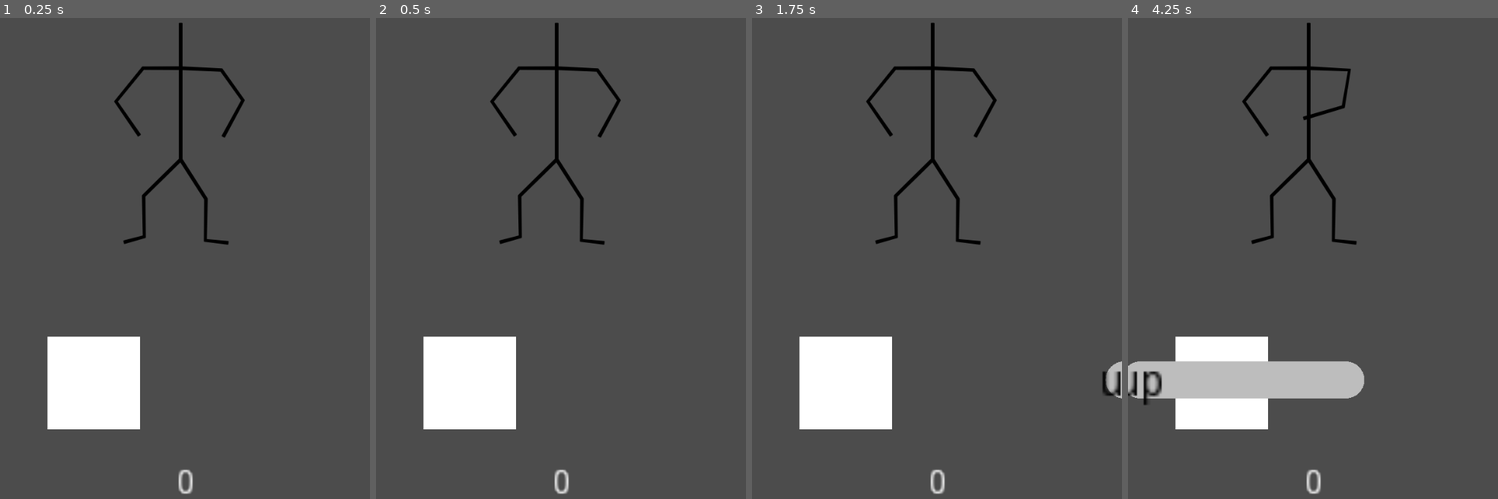
Above: before the commit, frames 1-4 (left to right).
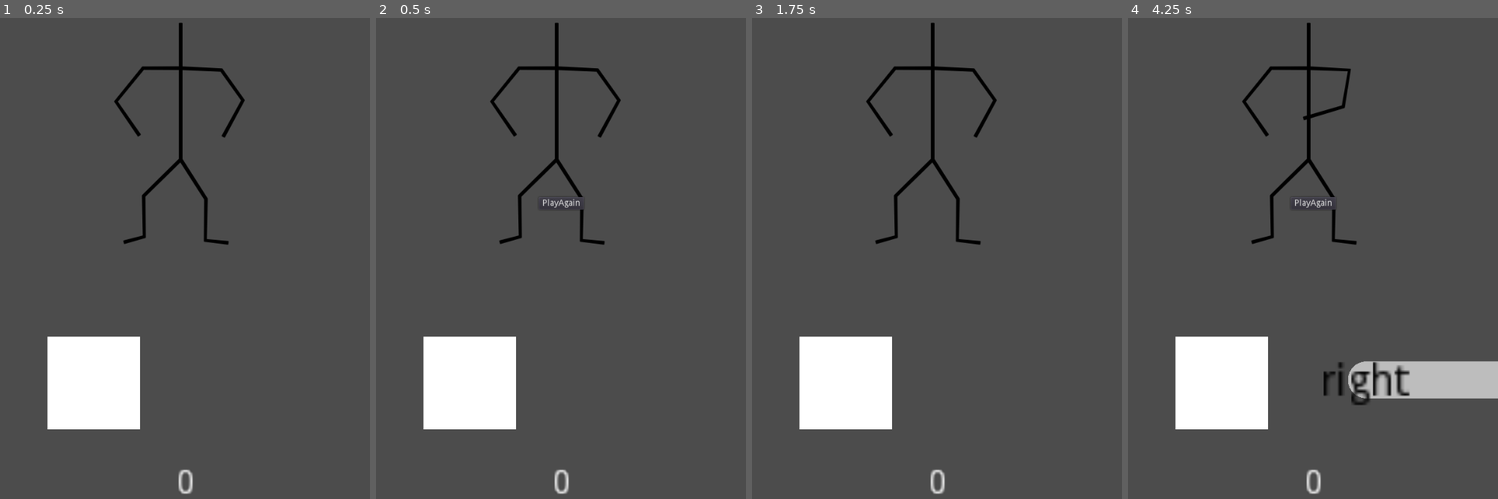
Above: after the commit, the same moments.

Repository: doctor-g/LD52
Game: Godot game, scene res://Game/Game.tscn
The game is run twice, just before and just after one commit, with the same random seed, the same clock (stepped at 60 frames per second) and the same inputs. Sound files missing from this copy of the repository are replaced by a short silence.
Inputs (mouse positions are in pixels of both pictures, inside the frame that each line leads up to):
- Up to frame 1 (0.25 s): no input
- Up to frame 2 (0.5 s): no input
- Up to frame 3 (1.75 s): click (937, 200) at 0.5 s, where only the run after the commit has a clickable "PlayAgain"; click (937, 200) at 1.25 s, where only the run after the commit has a clickable "PlayAgain"
- Up to frame 4 (4.25 s): click (1313, 200) at 2 s, where only the run after the commit has a clickable "PlayAgain"; hold Right (ui_right) 2.78-3.53 s; hold Down (ui_down) from 3.53 s (still down)

Frame 1 is identical in both runs. In frame 2, 0.1% of the frame differs, in the area x 45-57%, y 37-40%; in frame 3, 0.3%; in frame 4, 7.6%, in the area x 0-100%, y 37-81%.

Commit message:
Add simple play again feature

Diff:
--- a/project/Common/Globals.gd
+++ b/project/Common/Globals.gd
@@ -11,3 +11,8 @@
 # The scale of the application's elements and speed.
 # This is "pixels per second of audio duration".
 var pixels_per_second := 500
+
+
+func reset()->void:
+	score = 0
+	elapsed_audio = 0
--- a/project/Game/Game.gd
+++ b/project/Game/Game.gd
@@ -77,3 +77,13 @@
 	# Get the position in the stream in seconds
 	# Update the global value
 	Globals.elapsed_audio = $AudioStreamPlayer.get_playback_position()
+
+
+func _on_AudioStreamPlayer_finished():
+	$"%PlayAgainButton".visible = true
+
+
+func _on_PlayAgainButton_pressed():
+	Globals.reset()
+	# warning-ignore:return_value_discarded
+	get_tree().change_scene("res://Game/Game.tscn")
--- a/project/Game/Game.tscn
+++ b/project/Game/Game.tscn
@@ -26,3 +26,19 @@
 
 [node name="Dancer" parent="." instance=ExtResource( 3 )]
 position = Vector2( 291, 414 )
+
+[node name="PlayAgainButton" type="Button" parent="."]
+unique_name_in_owner = true
+visible = false
+anchor_left = 0.5
+anchor_top = 0.5
+anchor_right = 0.5
+anchor_bottom = 0.5
+margin_left = -36.5
+margin_top = -10.0
+margin_right = 36.5
+margin_bottom = 10.0
+text = "PlayAgain"
+
+[connection signal="finished" from="AudioStreamPlayer" to="." method="_on_AudioStreamPlayer_finished"]
+[connection signal="pressed" from="PlayAgainButton" to="." method="_on_PlayAgainButton_pressed"]
--- a/project/Song/HoldTarget.gd
+++ b/project/Song/HoldTarget.gd
@@ -79,8 +79,6 @@
 				_other_action_states[other] = OtherActionState.FINISHED
 
 
-
-
 func _in_tolerance(time:float)->bool:
 	return abs(time-Globals.elapsed_audio) <= Globals.tolerance
 
Not shown, changed: project/Game/easy.ogg.import
